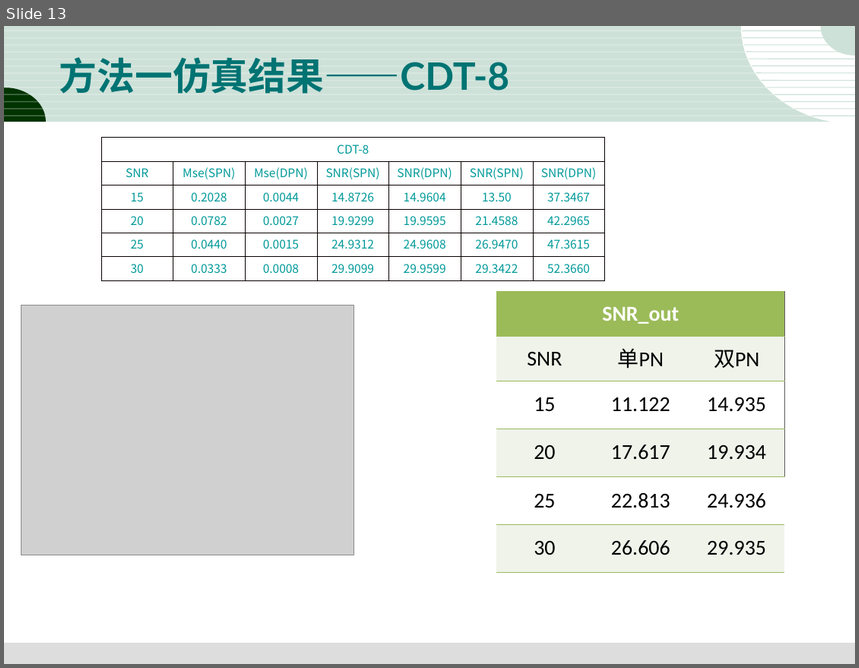
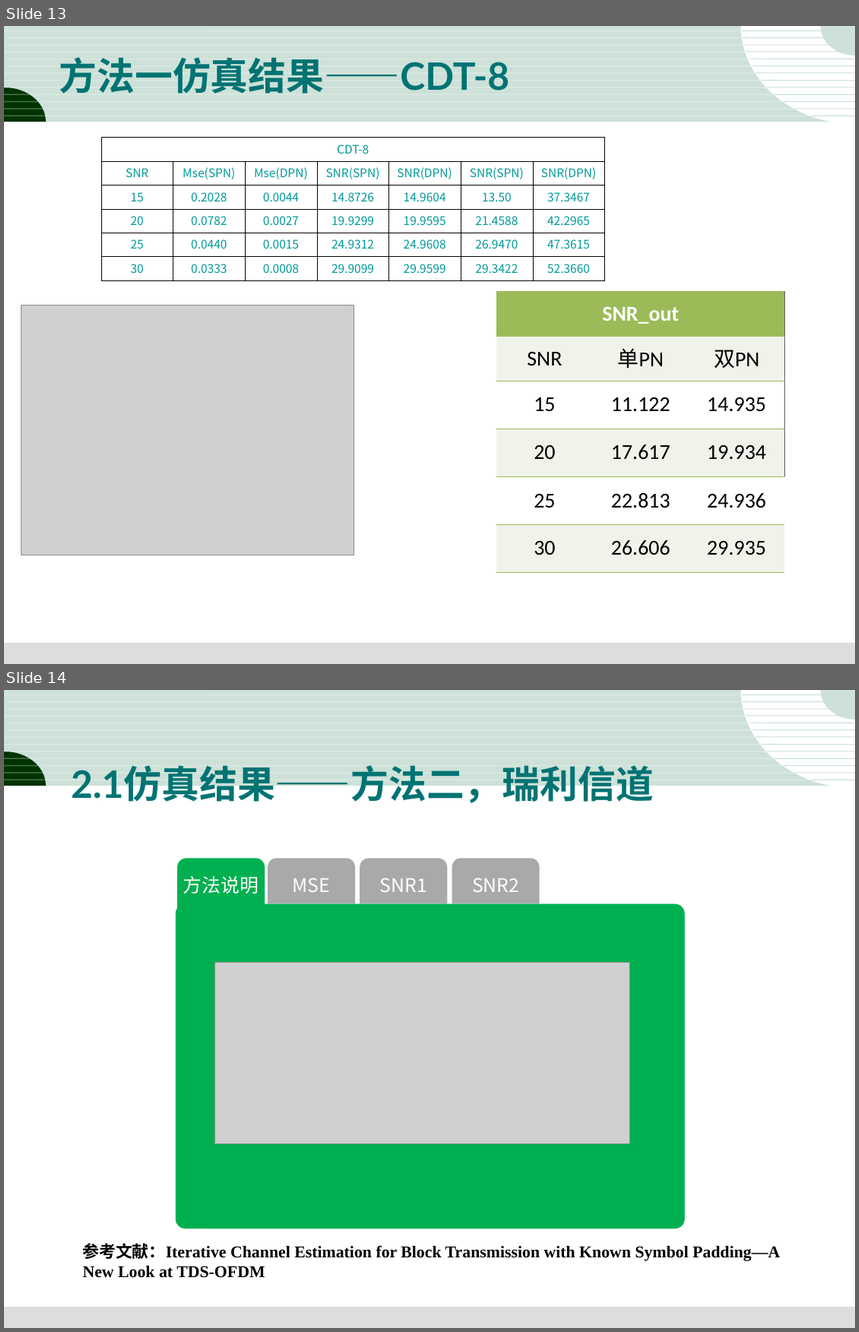
Before and after one commit to dandanJing/DTMB2.0, a slide deck: 3-18.DTMB2.0报告结果.ppt. Shown one above the other, each under a label of ours: slide 13 before the commit, slides 13 and 14 after it. The pictures are 859x668 and 859x1332 pixels, drawn with LibreOffice and Linux fonts; fonts in the diff are those of the drawing; grey boxes stand for pictures. Boxes give left, top, right and bottom in pixels: in the first picture for what was removed or moved away, otherwise in the second. Text is boxed around its words. In the diff, an @@ line names an element or a change of style, - is before the commit and + after.

Commit message:
修改ppt,增加第二种方法的仿真

```diff
--- a/3-18.DTMB2.0报告结果.ppt
+++ b/3-18.DTMB2.0报告结果.ppt
@@ slide 14 added at [4,690,855,1328], background #FFFFFF; not listed: 31 template elements that a slide beside it also shows @@
@@ title added at [71,765,654,805], 32 pt, text #007373, bold @@
+2.1仿真结果——方法二，瑞利信道
@@ freeform shape added at [177,859,265,912], fill #00B050, 16 pt, text #FFFFFF @@
+方法说明
@@ freeform shape added at [268,859,356,912], fill #A9A9A9, 16 pt, text #FFFFFF @@
+MSE
@@ freeform shape added at [360,859,448,912], fill #A9A9A9, 16 pt, text #FFFFFF @@
+SNR1
@@ freeform shape added at [452,859,539,912], fill #A9A9A9, 16 pt, text #FFFFFF @@
+SNR2
@@ rounded rectangle added at [175,904,685,1229], fill #00B050, outline #FFFFFF 0.26 pt @@
@@ picture added at [215,962,629,1144] @@
@@ text added at [83,1243,780,1278], 14 pt, text #000000, bold @@
+参考文献：Iterative Channel Estimation for Block Transmission with Known Symbol Padding—A
+New Look at TDS-OFDM
```
Also in this commit, not shown: 6 other slides added.
